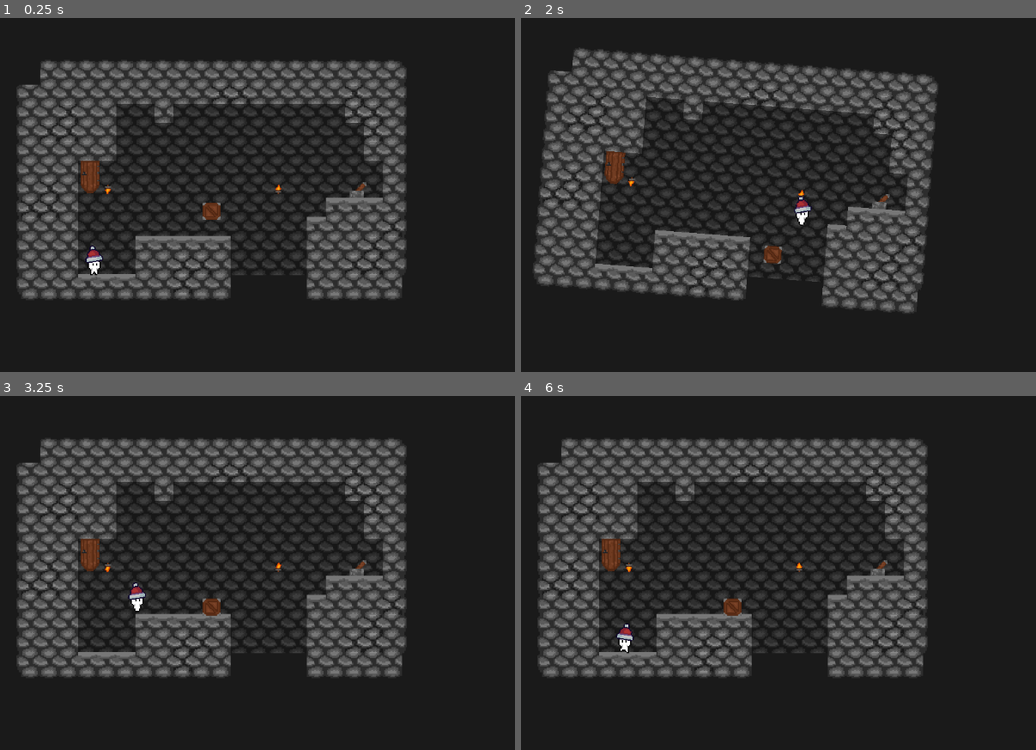
Above: before the commit, frames 1-4 (two rows, left to right).
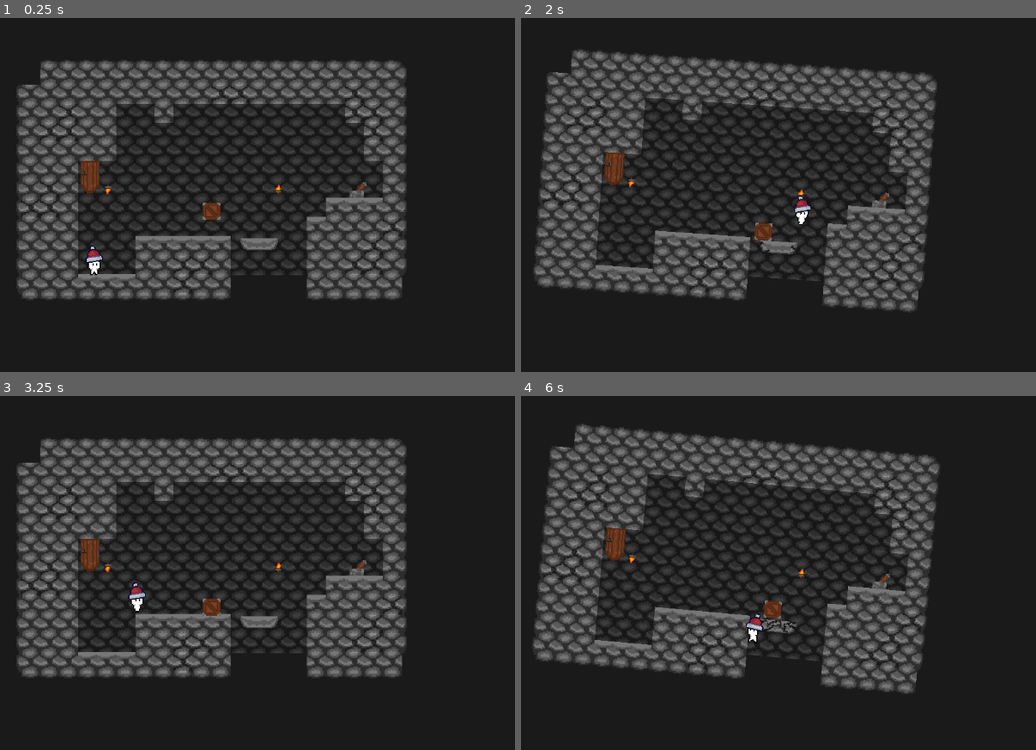
Above: after the commit, the same moments.

Repository: SamaraHacker/GamJam4-2025
Game: Godot game, scene res://Scenes/level_1.tscn
Same seed, same stepped clock (60 frames per second), same inputs: the game is played once before the commit and once after it.
Inputs (mouse positions are in pixels of both pictures, inside the frame that each line leads up to):
- Up to frame 1 (0.25 s): no input
- Up to frame 2 (2 s): tap Enter (ui_accept) at 0.5, 0.77, 1.52 s; move the mouse to (881, 159) at 0.52 s; hold Right (ui_right) from 0.53 s (still down); click (881, 159) at 0.67 s; move the mouse to (593, 198) at 1.27 s
- Up to frame 3 (3.25 s): move the mouse to (278, 473) at 2.02 s; release Right (ui_right) at 2.03 s; hold Left (ui_left) 2.03-2.78 s; move the mouse to (175, 636) at 2.77 s; hold Right (ui_right) from 2.78 s (still down); click (175, 636) at 2.92 s; tap Enter (ui_accept) at 3.02 s
- Up to frame 4 (6 s): move the mouse to (938, 615) at 3.52 s; tap Enter (ui_accept) at 3.77, 4.52 s; move the mouse to (526, 498) at 4.27 s; release Right (ui_right) at 4.28 s; hold Left (ui_left) 4.28-5.03 s; move the mouse to (768, 558) at 5.02 s; hold Right (ui_right) 5.03-5.78 s; click (768, 558) at 5.17 s; move the mouse to (629, 463) at 5.77 s; hold Left (ui_left) from 5.78 s (still down)

The runs differ from the first frame. In frame 1, 0.2% of the frame differs, in the area x 46-54%, y 62-66%; in frame 2, 7.6%; in frame 3, 0.2%; in frame 4, 23%, in the area x 2-82%, y 8-84%.

Commit message:
platform works

Diff:
--- a/shiftingshafts/Scenes/level_1.tscn
+++ b/shiftingshafts/Scenes/level_1.tscn
@@ -8,6 +8,7 @@
 [ext_resource type="PackedScene" uid="uid://cxy7qndr1158q" path="res://Scenes/lever.tscn" id="4_drkal"]
 [ext_resource type="PackedScene" uid="uid://xi3vvgnnunvx" path="res://Scenes/door.tscn" id="7_rrffm"]
 [ext_resource type="PackedScene" uid="uid://suj8hlu3ef4s" path="res://Scenes/torch.tscn" id="8_a2iya"]
+[ext_resource type="PackedScene" uid="uid://dwrjxtn80wndy" path="res://Scenes/platform.tscn" id="9_dgk6j"]
 
 [sub_resource type="TileSetAtlasSource" id="TileSetAtlasSource_dc4x7"]
 texture = ExtResource("1_ivr4u")
@@ -93,3 +94,6 @@
 [node name="Torch2" parent="Camera2D/Map" instance=ExtResource("8_a2iya")]
 position = Vector2(-87, -24)
 scale = Vector2(-0.5, -0.5)
+
+[node name="FallingPlatform" parent="Camera2D/Map" instance=ExtResource("9_dgk6j")]
+position = Vector2(40, 25)
--- a/shiftingshafts/Scenes/platform.tscn
+++ b/shiftingshafts/Scenes/platform.tscn
@@ -77,7 +77,7 @@
 }
 
 [sub_resource type="RectangleShape2D" id="RectangleShape2D_tkxsc"]
-size = Vector2(22, 4)
+size = Vector2(22, 2.5)
 
 [node name="FallingPlatform" type="Node2D"]
 
@@ -104,7 +104,8 @@
 position = Vector2(0, -5)
 
 [node name="CollisionShape2D" type="CollisionShape2D" parent="Platform/Area2D"]
-position = Vector2(0, -2)
+position = Vector2(0, -4)
 shape = SubResource("RectangleShape2D_tkxsc")
 
 [connection signal="body_entered" from="Platform/Area2D" to="Platform" method="_on_area_2d_body_entered"]
+[connection signal="body_exited" from="Platform/Area2D" to="Platform" method="_on_area_2d_body_exited"]
--- a/shiftingshafts/Scripts/platform.gd
+++ b/shiftingshafts/Scripts/platform.gd
@@ -2,6 +2,7 @@
 
 var crackTime = 0
 var steppedOn = false
+var playerOff = false
 
 var i = 0
 
@@ -16,14 +17,19 @@
 	if steppedOn:
 		$AnimationPlayer.play("Cracking")
 		#play cracking sound
-		if i == 0:
-			crackTime = Time.get_ticks_msec()+2000
-		i=1
-	if steppedOn and crackTime < Time.get_ticks_msec():
-		$AnimationPlayer.play("Falling")
+		crackTime = Time.get_ticks_msec()+2000
+		steppedOn = false
+	if crackTime < Time.get_ticks_msec() and playerOff:
+		#wait a bit
+		queue_free()
 
 
-#func _on_area_2d_body_entered(body):
-#
-#	steppedOn = true
-#	print(steppedOn)
+
+func _on_area_2d_body_entered(body):
+
+	steppedOn = true
+	print(steppedOn)
+
+
+func _on_area_2d_body_exited(body):
+	playerOff = true
Not shown: 1 places in shiftingshafts/Scenes/level_1.tscn that only renumber resources
